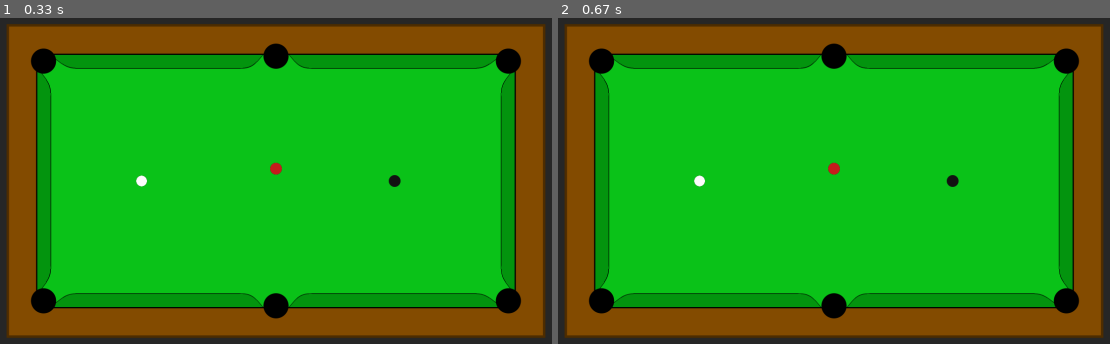
Above: before the commit, frames 1-2 (left to right).
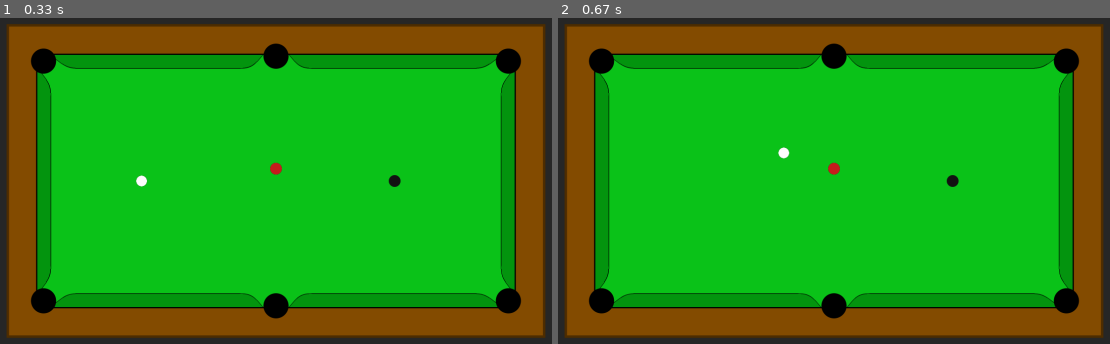
Above: after the commit, the same moments.

Repository: AdamJ-3141/Dissertation
Game: pygame game, started from pool_simulation/main.py
Same seed, same stepped clock (60 frames per second), same inputs: the game is played once before the commit and once after it.
Inputs:
- Up to frame 1 (0.33 s): no input
- Up to frame 2 (0.67 s): tap Space at 0.33 s

Frame 1 is identical in both runs. In frame 2, 0.1% of the frame differs, in the area x 24-43%, y 39-52%.

Commit message:
Trying to make balls move

Diff:
--- a/pool_simulation/constants.py
+++ b/pool_simulation/constants.py
@@ -14,3 +14,5 @@
 POCKET_RADIUS = 0.051  # m
 ALPHA_C = 0.644685359294  # rad
 ALPHA_M = 0.867338336423  # rad
+MU_S = 0.2
+MU_R = 0.01
--- a/pool_simulation/main.py
+++ b/pool_simulation/main.py
@@ -2,6 +2,12 @@
 from physics.engine import Simulation
 from render.pygame_renderer import Renderer
 from constants import *
+
+# ---- TEMPORARY SHOT SETTINGS ----
+# Cue ball initial velocity (m/s)
+CUE_VELOCITY_INIT = np.array([1.5, 0.5])   # x and y components
+# Cue ball angular velocity (rad/s)
+CUE_ANGULAR_INIT = np.array([0.0, 0.0, 20.0])  # ωx, ωy, ωz
 
 
 def main():
@@ -12,28 +18,39 @@
         cb_radius=CUE_BALL_RADIUS,
         cb_mass=CUE_BALL_MASS,
         ob_radius=OBJECT_BALL_RADIUS,
-        ob_mass=OBJECT_BALL_MASS)
+        ob_mass=OBJECT_BALL_MASS,
+        mu_s=MU_S,
+        mu_r=MU_R)
 
     sim.reset(
         np.array([
+            [-0.547, 0],
             [BLACK_SPOT_X, 0],
             [0, 0.05]
         ]),
-        np.array([-0.547, 0]),
-        np.array([2, 0]), )
+        np.array([3, 2, 0]), )
     renderer = Renderer(sim)
+
+    shot_played = False
 
     running = True
     while running:
-        # Handle quit
         for event in pygame.event.get():
             if event.type == pygame.QUIT:
                 running = False
+            elif event.type == pygame.KEYDOWN:
+                if event.key == pygame.K_SPACE and not shot_played:
+                    # apply initial velocity + spin to cue ball
+                    sim.velocities[0] = CUE_VELOCITY_INIT.copy()
+                    sim.angular_velocities[0] = CUE_ANGULAR_INIT.copy()
+                    shot_played = True
+                    # schedule first events
+                    sim.schedule_initial_events()
 
-        # Step physics
-        sim.step()
+        if shot_played:
+            # advance simulation by events
+            sim.step_to_next_event()
 
-        # Render
         renderer.render()
 
 
--- a/pool_simulation/physics/engine.py
+++ b/pool_simulation/physics/engine.py
@@ -3,7 +3,7 @@
 
 
 class Simulation:
-    def __init__(self, n_balls, table_width, table_height, cb_radius, cb_mass, ob_radius, ob_mass):
+    def __init__(self, n_balls, table_width, table_height, cb_radius, cb_mass, ob_radius, ob_mass, mu_s, mu_r):
         self.n_balls = n_balls
         self.table_width = table_width
         self.table_height = table_height
@@ -11,49 +11,47 @@
         self.cb_radius = cb_radius
         self.ob_mass = ob_mass
         self.ob_radius = ob_radius
-        self.dt = 0.001
+        self.mu_s = mu_s  # sliding friction coefficient
+        self.mu_r = mu_r  # rolling friction coefficient
+        self.g = 9.81
 
         # State arrays
-        self.positions = np.zeros((n_balls, 2), dtype=np.float64)
-        self.velocities = np.zeros((n_balls, 2), dtype=np.float64)
-        self.angular_velocities = np.zeros((n_balls, 2), dtype=np.float64)
-        self.cb_pos = np.zeros((1, 2), dtype=np.float64)
-        self.cb_vel = np.zeros((1, 2), dtype=np.float64)
-        self.cb_ang_vel = np.zeros((1, 2), dtype=np.float64)
+        self.positions = np.zeros((1 + n_balls, 2), dtype=np.float64)
+        self.velocities = np.zeros((1 + n_balls, 2), dtype=np.float64)
+        self.angular_velocities = np.zeros((1 + n_balls, 3), dtype=np.float64)
+        self.radii = np.array([cb_radius] + [ob_radius] * n_balls, dtype=np.float64)
+        self.in_play = np.ones(1 + n_balls, dtype=bool)
+        self.colours = np.zeros(1 + n_balls, dtype=np.int8)
 
-        self.in_play = np.ones(n_balls, dtype=bool)
-        self.cb_in_play = True
+        # internal simulation clock
+        self.time = 0.0
 
-        self.colours = np.zeros(n_balls, dtype=np.int8)
+        # per-ball phase trackers
+        self.phase = ["sliding"] * (1 + n_balls)  # or "rolling" or "stopped"
+        self.next_event_time = np.zeros(1 + n_balls)
 
-    def reset(self, ob_positions=None, cb_position=None, ob_colours=None):
+    def reset(self, positions=None, colours=None):
         """Reset to given positions/velocities, or random if None."""
-        if ob_positions is None:
+        if positions is None:
             self.positions[:] = np.random.rand(self.n_balls, 2) * [
                 self.table_width, self.table_height
             ]
         else:
-            self.positions[:] = ob_positions
+            self.positions[:] = positions
 
-        if ob_colours is None:
+        if colours is None:
             self.colours[:] = 0
             cutoff = np.random.randint(0, self.n_balls + 1)
             self.colours[cutoff:self.n_balls] = 1
             self.colours[-1] = 2
         else:
-            self.colours[:] = ob_colours
-
-        if cb_position is None:
-            self.cb_pos[:] = np.random.randn(1, 2) * [
-                self.table_width, self.table_height
-            ]
-        else:
-            self.cb_pos[:] = cb_position
+            self.colours[:] = colours
 
         self.angular_velocities.fill(0.0)
         self.velocities.fill(0.0)
-        self.cb_vel.fill(0.0)
-        self.cb_ang_vel.fill(0.0)
+        self.phase = ["sliding"] * (1 + self.n_balls)
+        self.time = 0.0
+        self.schedule_initial_events()
 
     def reset_to_break(self):
         """
@@ -66,30 +64,113 @@
             raise AttributeError("Number of balls must be 15 to reset to break.")
         self.reset(
             np.array([
-                [BLACK_SPOT_X - 2*SQRT_3_INCHES, 0],
+                [-0.547, 0],
+                [BLACK_SPOT_X - 2 * SQRT_3_INCHES, 0],
                 [BLACK_SPOT_X - SQRT_3_INCHES, INCHES_TO_M],
-                [BLACK_SPOT_X, -2*INCHES_TO_M],
-                [BLACK_SPOT_X + SQRT_3_INCHES, 3*INCHES_TO_M],
-                [BLACK_SPOT_X + SQRT_3_INCHES, -1*INCHES_TO_M],
-                [BLACK_SPOT_X + 2*SQRT_3_INCHES, 2*INCHES_TO_M],
-                [BLACK_SPOT_X + 2*SQRT_3_INCHES, -4*INCHES_TO_M],
-                [BLACK_SPOT_X - SQRT_3_INCHES, -1*INCHES_TO_M],
-                [BLACK_SPOT_X, 2*INCHES_TO_M],
+                [BLACK_SPOT_X, -2 * INCHES_TO_M],
+                [BLACK_SPOT_X + SQRT_3_INCHES, 3 * INCHES_TO_M],
+                [BLACK_SPOT_X + SQRT_3_INCHES, -1 * INCHES_TO_M],
+                [BLACK_SPOT_X + 2 * SQRT_3_INCHES, 2 * INCHES_TO_M],
+                [BLACK_SPOT_X + 2 * SQRT_3_INCHES, -4 * INCHES_TO_M],
+                [BLACK_SPOT_X - SQRT_3_INCHES, -1 * INCHES_TO_M],
+                [BLACK_SPOT_X, 2 * INCHES_TO_M],
                 [BLACK_SPOT_X + SQRT_3_INCHES, INCHES_TO_M],
-                [BLACK_SPOT_X + SQRT_3_INCHES, -3*INCHES_TO_M],
-                [BLACK_SPOT_X + 2*SQRT_3_INCHES, 4*INCHES_TO_M],
-                [BLACK_SPOT_X + 2*SQRT_3_INCHES, 0],
-                [BLACK_SPOT_X + 2*SQRT_3_INCHES, -2*INCHES_TO_M],
+                [BLACK_SPOT_X + SQRT_3_INCHES, -3 * INCHES_TO_M],
+                [BLACK_SPOT_X + 2 * SQRT_3_INCHES, 4 * INCHES_TO_M],
+                [BLACK_SPOT_X + 2 * SQRT_3_INCHES, 0],
+                [BLACK_SPOT_X + 2 * SQRT_3_INCHES, -2 * INCHES_TO_M],
                 [BLACK_SPOT_X, 0],
             ]),
-            np.array([-0.547, 0]),
-            np.array([0, 0, 0, 0, 0, 0, 0, 1, 1, 1, 1, 1, 1, 1, 2])
+            np.array([3, 0, 0, 0, 0, 0, 0, 0, 1, 1, 1, 1, 1, 1, 1, 2])
         )
 
-    def step(self):
-        """Update all balls one timestep."""
-        self.positions += self.velocities * self.dt
-        self.handle_cushions()
+    # ---------------------------------------------------
+    # Event Scheduling
+    # ---------------------------------------------------
+    def schedule_initial_events(self):
+        """Compute when sliding ends for each ball."""
+        z = np.array([0, 0, 1])
+        for i in range(len(self.positions)):
+            v0 = self.velocities[i]
+            w0 = self.angular_velocities[i]
+            R = self.radii[i]
 
-    def handle_cushions(self):
-        pass
+            u0 = v0 + R * np.cross(z, w0)[:2]
+            if np.linalg.norm(u0) < 1e-9:
+                self.phase[i] = "rolling"
+                self.next_event_time[i] = np.inf
+            else:
+                t1 = (2 / 7) * (np.linalg.norm(u0) / (self.mu_s * self.g))
+                self.next_event_time[i] = self.time + t1
+
+    # ---------------------------------------------------
+    # Advance to Next Event
+    # ---------------------------------------------------
+    def step_to_next_event(self):
+        """Advance simulation directly to the next global event time."""
+        # pick the earliest event among all balls
+        t_next = np.min(self.next_event_time)
+        if np.isinf(t_next):
+            return False  # nothing left to simulate
+
+        dt = t_next - self.time
+        self._advance_all(dt)
+        self.time = t_next
+
+        # process events for balls reaching their event
+        for i in range(len(self.positions)):
+            if abs(self.next_event_time[i] - t_next) < 1e-9:
+                self._handle_event(i)
+
+        return True
+
+    # ---------------------------------------------------
+    # Advance positions analytically
+    # ---------------------------------------------------
+    def _advance_all(self, dt):
+        z = np.array([0, 0, 1])
+        for i in range(len(self.positions)):
+            if self.phase[i] == "sliding":
+                v0 = self.velocities[i]
+                R = self.radii[i]
+                w0 = self.angular_velocities[i]
+
+                u0 = v0 + R * np.cross(z, w0)[:2]
+                u_hat = u0 / np.linalg.norm(u0)
+                x_new = self.positions[i] + v0 * dt - 0.5 * self.mu_s * self.g * dt ** 2 * u_hat
+                v_new = v0 - self.mu_s * self.g * dt * u_hat
+
+                self.positions[i] = x_new
+                self.velocities[i] = v_new
+
+            elif self.phase[i] == "rolling":
+                v1 = self.velocities[i]
+                v1_norm = np.linalg.norm(v1)
+                if v1_norm < 1e-9:
+                    continue
+                v1_hat = v1 / v1_norm
+                decel = (5 / 7) * self.mu_r * self.g
+                x_new = self.positions[i] + v1 * dt - 0.5 * decel * dt ** 2 * v1_hat
+                v_new = v1 - decel * dt * v1_hat
+
+                self.positions[i] = x_new
+                self.velocities[i] = v_new
+
+    # ---------------------------------------------------
+    # Event Handler
+    # ---------------------------------------------------
+    def _handle_event(self, i):
+        if self.phase[i] == "sliding":
+            # transition to rolling
+            self.phase[i] = "rolling"
+            v1 = self.velocities[i]
+            v1_norm = np.linalg.norm(v1)
+            if v1_norm < 1e-9:
+                self.phase[i] = "stopped"
+                self.next_event_time[i] = np.inf
+                return
+            t2 = self.time + (7 / 5) * (v1_norm / (self.mu_r * self.g))
+            self.next_event_time[i] = t2
+        elif self.phase[i] == "rolling":
+            self.phase[i] = "stopped"
+            self.next_event_time[i] = np.inf
--- a/pool_simulation/render/pygame_renderer.py
+++ b/pool_simulation/render/pygame_renderer.py
@@ -242,15 +242,10 @@
 
     def draw_balls(self):
 
-        for i in range(self.sim.n_balls):
+        for i in range(self.sim.n_balls + 1):
             pos = self.world_to_screen(self.sim.positions[i])
             rect = self.ball_sprites[self.sim.colours[i]].get_rect(center=pos)
             self.screen.blit(self.ball_sprites[self.sim.colours[i]], rect)
-
-        # cue ball
-        pos = self.world_to_screen(self.sim.cb_pos[0])
-        rect = self.ball_sprites[3].get_rect(center=pos)
-        self.screen.blit(self.ball_sprites[3], rect)
 
     def render(self, fps=60):
         """Draw the current frame."""
